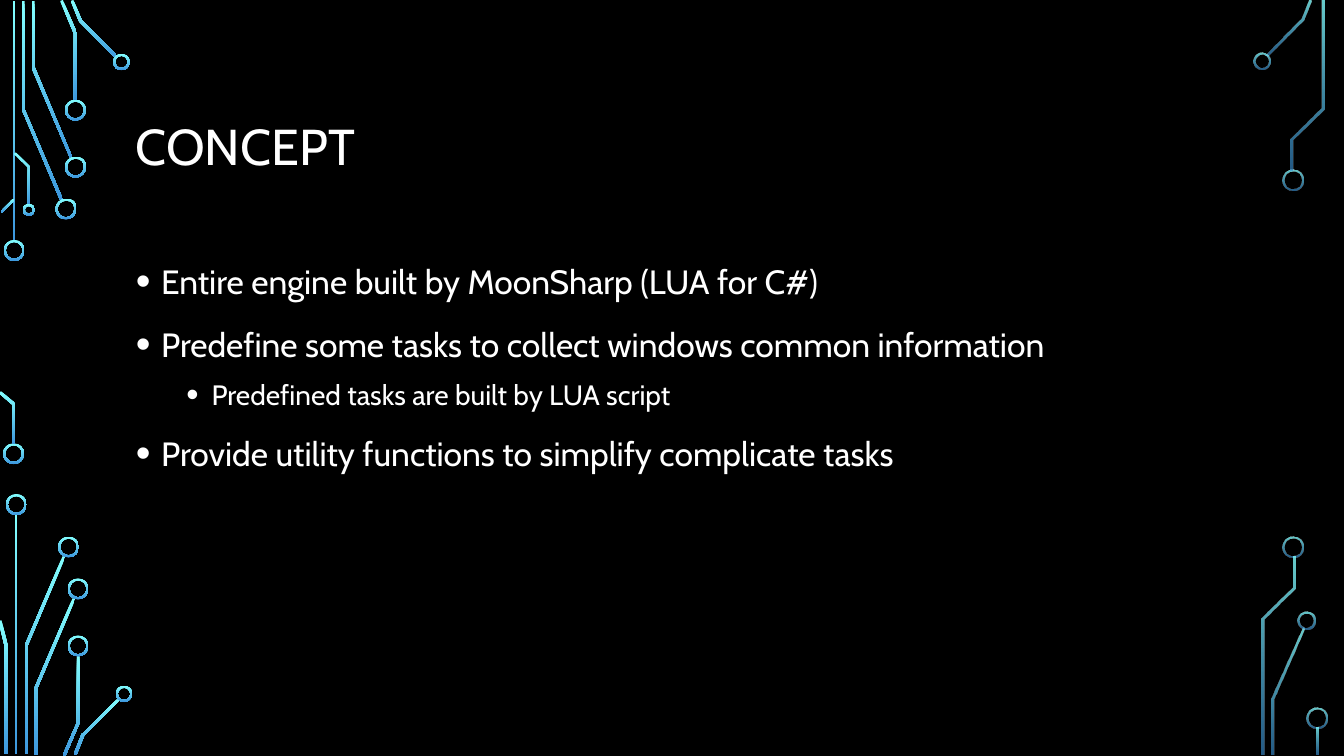
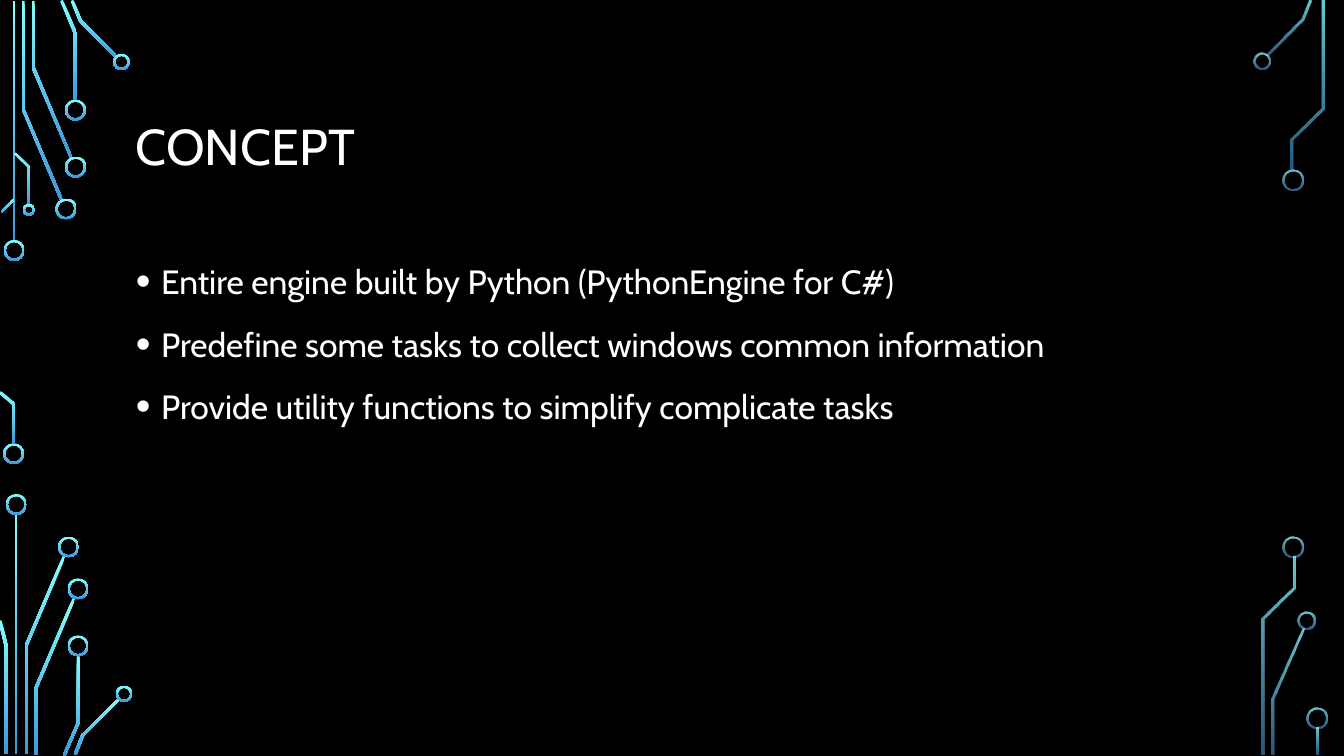
Before and after one commit to smokingpc/ddt, a slide deck: slide 4 of doc/Overview.pptx. Drawn at 1344x756 pixels with LibreOffice and Linux fonts; fonts in the diff are those of the drawing; background and template pictures are left out. Boxes give left, top, right and bottom in pixels: in the first picture for what was removed or moved away, otherwise in the second. Text is boxed around its words. In the diff, an @@ line names an element or a change of style, - is before the commit and + after.

```diff
--- a/doc/Overview.pptx
+++ b/doc/Overview.pptx
@@ text at [161, 268, 894, 302]: text changed @@
-• Entire engine built by MoonSharp (LUA for C#)
+• Entire engine built by Python (PythonEngine for C#)
@@ text at [212, 384, 670, 411]: paragraph removed @@
-  • Predefined tasks are built by LUA script
```
Also in this commit, not shown: 2 other slides changed, 1 slide removed, 1 other file.
